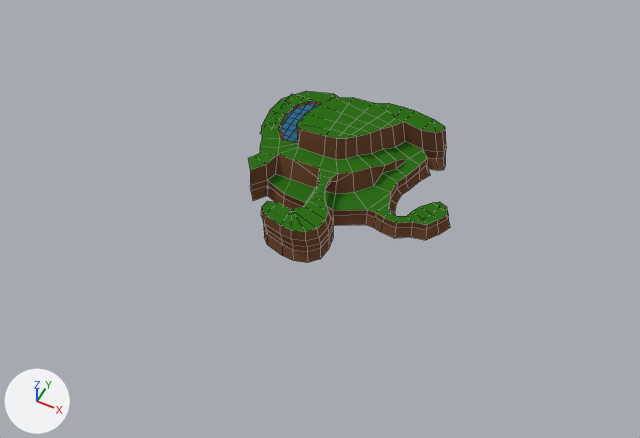
Two versions of the Blender file assets/map/map01.blend, one commit apart.
Both versions are drawn from a 50 mm lens placed at (89.7, -146.9, 179.3), pointed at (15.0, 2.5, -7.3). Lighting does not change. The marker at lower left points along +X, +Y and +Z. Mesh edges are drawn as thin lines.

Objects in the first picture: 'Plane-col'.
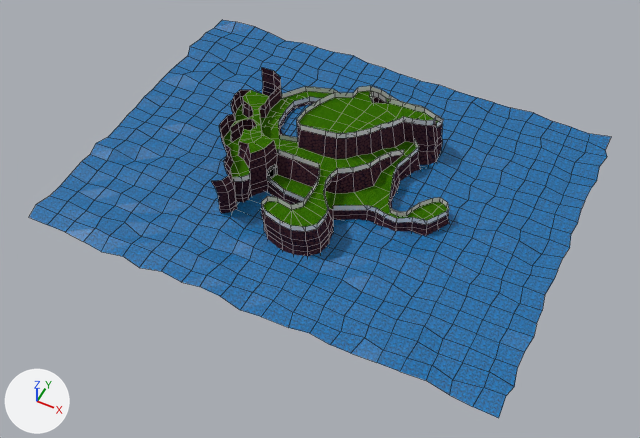
Location of each change, (x1, y1, x2, y2) in pixels of the pictures (640 x 438 px):
'Plane-col', surface changed, reshaped (187% wider, 131% taller)
    before: (248, 91, 450, 263)
    after: (29, 20, 611, 418)
'Barrier-col', added
    after: (234, 86, 449, 232)
part 1 of me_plane, added (blue)
    after: (29, 20, 611, 418)
part 2 of me_plane, added
    after: (267, 165, 277, 178)
part 3 of me_plane, built on
    before: (248, 94, 446, 203)
    after: (211, 67, 443, 213)
part 4 of me_plane, surface changed
    both: (250, 91, 449, 256)

What changed in the scene script:
```text
Add img_texture_16px_7_png:
    img_texture_16px_7_png = load_image('texture_16px 7.png', '../textures/texture_16px 7.png', 16, 16, 'sRGB')
Add img_texture_16px_576_png:
    img_texture_16px_576_png = load_image('texture_16px 576.png', '../textures/texture_16px 576.png', 16, 16, 'sRGB')
Add img_texture_16px_410_png:
    img_texture_16px_410_png = load_image('texture_16px 410.png', '../textures/texture_16px 410.png', 16, 16, 'sRGB')
Add img_texture_16px_561_png:
    img_texture_16px_561_png = load_image('texture_16px 561.png', '../textures/texture_16px 561.png', 16, 16, 'sRGB')
Change mat_ground:
    remove mat_ground.base_color = (0.16, 0.0686, 0.0343)  # brown #6f4a34
    add mat_ground.texture = img_texture_16px_561_png
Change mat_water:
    remove mat_water.base_color = (0.00293, 0.125, 0.244)  # cyan #0a6387
    add mat_water.texture = img_texture_16px_410_png
Change mat_grass:
    remove mat_grass.base_color = (0.0286, 0.16, 0.0107)  # dark green #2f6f1b
    add mat_grass.texture = img_texture_16px_576_png
Add mat_darkness:
    mat_darkness = principled_material('Darkness')
    mat_darkness.base_color = (0.0, 0.0, 0.0)  # black #000000
    mat_darkness.roughness = 1.0
    mat_darkness.specular_ior_level = 0.0
Add mat_stone:
    mat_stone = principled_material('Stone')
    mat_stone.texture = img_texture_16px_7_png
    mat_stone.roughness = 1.0
    mat_stone.specular_ior_level = 0.0
Add mat_material:
    mat_material = principled_material('Material')
    mat_material.base_color = (0.8, 0.8, 0.8)  # white #e7e7e7
Change me_plane:
    used by ob_plane_col; location = (0.0, 0.0, 0.0)
    remove me_plane.from_pydata(...)  # 371 vertices, 328 faces; spans x -13.8..49.5, y -15.9..42.0, z -5.1..12.7
    add me_plane.from_pydata(...)  # 1167 vertices, 1065 faces; spans x -56.9..81.4, y -37.3..68.5, z -5.9..12.7
    me_plane part 1: a new loose piece of 529 vertices spanning x -56.9..81.4, y -37.3..68.5, z -4.7..-2.5, in mat_water (picture img_texture_16px_410_png)
    me_plane part 2: a new loose piece of 28 vertices spanning x -2.1..-0.6, y 3.1..7.0, z -0.3..3.9, in mat_stone (picture img_texture_16px_7_png)
    me_plane part 3: 32 vertices moved from x -6.0..40.3, y 6.5..37.5, z -4.0..9.9 to x -5.3..37.3, y 8.8..39.0, z -4.0..9.9; 17 vertices removed from x -11.8..40.2, y -0.5..38.7, z -5.0..9.9; 256 vertices added at x -23.4..36.8, y -13.2..43.7, z -5.9..11.4
    me_plane part 4: 305 kept faces spanning x -13.8..49.5, y -15.9..42.0, z -5.1..12.7 get new texture (UV) coordinates
    add me_plane.materials.append(mat_stone)  # picture img_texture_16px_7_png
    add me_plane.materials.append(mat_darkness)  # black #000000
Add me_plane_001:
    me_plane_001.from_pydata(...)  # 226 vertices, 106 faces; spans x -13.2..48.4, y -15.0..43.1, z 0.0..14.6
    me_plane_001.materials.append(mat_material)  # white #e7e7e7
Add ob_barrier_col:
    ob_barrier_col = bpy.data.objects.new('Barrier-col', me_plane_001)
    ob_barrier_col.location = (0.0, 0.0, 0.0)
```
